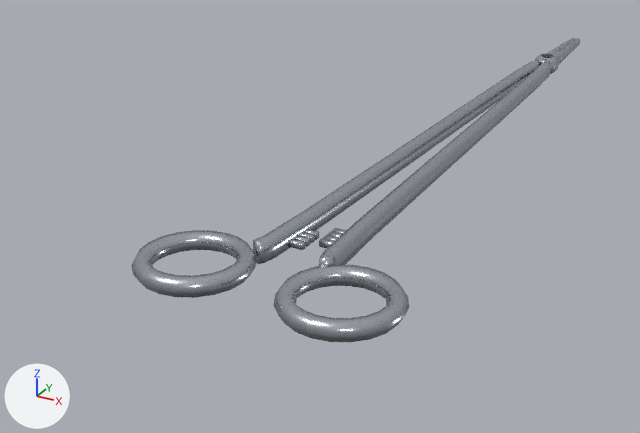
Renders of the glTF model assets/models/tools/hemostat.glb from each side of a commit.
The view is the same before and after, from a 50 mm camera at (0.067, -0.148, 0.065) aimed at (-0.024, 0.018, -0.018). Lighting does not change. The marker at lower left points along +X, +Y and +Z. The older version comes first. Where no turn or scale is listed for an object, it has been applied to the vertices. Vertices at exactly the same position are counted once.

Names of what the first picture shows: 'JawA', 'JawB', 'RingA', 'RingB'.
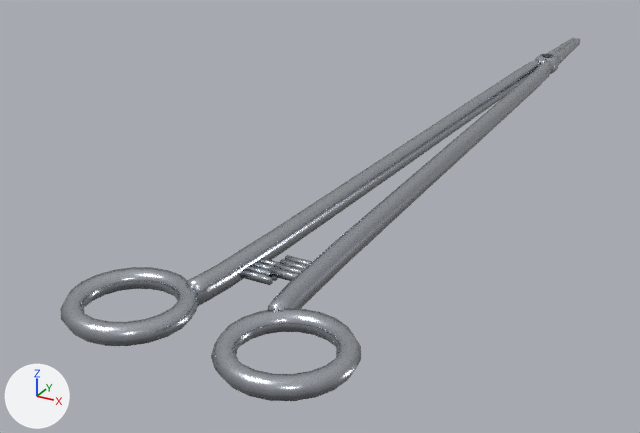
Location of each change, [x1, y1, x2, y2] in pixels of the pictures (640 x 433 px; the box of a moved part takes in the faces that stretch with it):
'RingA', moved
    before: [274, 264, 409, 342]
    after: [211, 308, 361, 401]
'RingB', moved
    before: [131, 230, 257, 298]
    after: [60, 267, 200, 346]
'JawB', reshaped (21% wider, 19% taller)
    before: [253, 38, 580, 264]
    after: [185, 38, 580, 306]
'JawA', reshaped (20% wider, 19% taller)
    before: [319, 38, 576, 266]
    after: [268, 38, 576, 310]
part 1 of me_jawa, moved or reshaped (mostly hidden before)
    before: [332, 228, 346, 234]
    after: [285, 255, 313, 265]
part 2 of me_jawa, moved or reshaped
    before: [328, 231, 342, 237]
    after: [280, 259, 308, 270]
part 3 of me_jawa, moved or reshaped (mostly hidden before)
    before: [324, 235, 339, 241]
    after: [274, 263, 303, 274]
part 4 of me_jawa, moved or reshaped
    before: [319, 238, 334, 248]
    after: [269, 267, 298, 281]
part 5 of me_jawa, moved or reshaped
    before: [319, 73, 535, 266]
    after: [268, 73, 535, 310]
part 7 of me_jawb, added (mostly hidden)
    after: [259, 258, 280, 266]
part 8 of me_jawb, added (mostly hidden)
    after: [253, 262, 275, 270]
part 9 of me_jawb, added (mostly hidden)
    after: [247, 265, 278, 281]
part 10 of me_jawb, added
    after: [241, 269, 273, 285]
part 11 of me_jawb, deleted
    before: [304, 229, 319, 240]
part 12 of me_jawb, deleted
    before: [294, 235, 310, 247]
part 13 of me_jawb, deleted
    before: [288, 238, 306, 250]
part 14 of me_jawb, deleted
    before: [299, 232, 315, 243]
part 15 of me_jawb, moved or reshaped
    before: [253, 72, 524, 264]
    after: [185, 72, 524, 306]
part 16 of me_jawb, moved or reshaped
    before: [516, 59, 541, 79]
    after: [516, 59, 541, 80]

The change, as a list of edits to the scene's bpy script:
```text
Change me_jawa:
    remove me_jawa.from_pydata(...)  # 435 vertices, 848 faces; spans x -0.003..0.008, y -0.152..0.035, z -0.002..0.002
    add me_jawa.from_pydata(...)  # 435 vertices, 848 faces; spans x -0.003..0.009, y -0.168..0.035, z -0.002..0.002
    me_jawa part 1: the loose piece of 8 vertices spanning x 0.002..0.005, y -0.14..-0.138, z 0.0..0.001 is scaled about its middle by (1.89, 0.727, 1), then moved by (0.0, -0.013, 0.0)
    me_jawa part 2: the loose piece of 8 vertices spanning x 0.002..0.005, y -0.141..-0.14, z 0.0..0.001 is scaled about its middle by (1.89, 0.727, 1), then moved by (0.0, -0.013, 0.0)
    me_jawa part 3: the loose piece of 8 vertices spanning x 0.002..0.005, y -0.143..-0.142, z 0.0..0.001 is scaled about its middle by (1.89, 0.727, 1), then moved by (0.0, -0.013, 0.0)
    me_jawa part 4: the loose piece of 8 vertices spanning x 0.002..0.005, y -0.144..-0.143, z 0.0..0.001 is scaled about its middle by (1.89, 0.727, 1), then moved by (0.0, -0.013, 0.0)
    me_jawa part 5: 49 of 435 vertices moved; they spanned x 0.002..0.008, y -0.152..-0.054, z -0.002..0.002 and now span x 0.002..0.009, y -0.168..-0.057, z -0.002..0.002; mean shift (0.001, -0.011, 0.0); largest move (0.008, -0.15, 0.0) -> (0.009, -0.168, 0.0)
    other edits to the shape of me_jawa do not show in these pictures
Change me_ringa:
    remove me_ringa.from_pydata(...)  # 120 vertices, 240 faces; spans x 0.0033..0.0237, y -0.1692..-0.1488, z -0.0015..0.0015
    add me_ringa.from_pydata(...)  # 120 vertices, 240 faces; spans x 0.0033..0.0237, y -0.1852..-0.1648, z -0.0015..0.0015
    me_ringa part 6: the whole mesh is moved by (0.0, -0.016, 0.0)
Change me_jawb:
    remove me_jawb.from_pydata(...)  # 416 vertices, 816 faces; spans x -0.008..0.002, y -0.152..0.035, z -0.002..0.002
    add me_jawb.from_pydata(...)  # 417 vertices, 816 faces; spans x -0.009..0.002, y -0.168..0.035, z -0.002..0.002
    me_jawb part 7: a new loose piece, a box spanning x -0.0065..0.0003, y -0.1532..-0.1524, z -0.0012..0.0, in mat_steel (light grey #c7ccd4)
    me_jawb part 8: a new loose piece, a box spanning x -0.0065..0.0003, y -0.1548..-0.154, z -0.0012..0.0, in mat_steel (light grey #c7ccd4)
    me_jawb part 9: a new loose piece, a box spanning x -0.0065..0.0003, y -0.1564..-0.1556, z -0.0012..0.0, in mat_steel (light grey #c7ccd4)
    me_jawb part 10: a new loose piece, a box spanning x -0.0065..0.0003, y -0.158..-0.1572, z -0.0012..0.0, in mat_steel (light grey #c7ccd4)
    me_jawb part 11: the loose piece of 8 vertices spanning x -0.005..-0.002, y -0.14..-0.138, z -0.001..0.0 is deleted
    me_jawb part 12: the loose piece of 8 vertices spanning x -0.005..-0.002, y -0.143..-0.142, z -0.001..0.0 is deleted
    me_jawb part 13: the loose piece of 8 vertices spanning x -0.005..-0.002, y -0.144..-0.143, z -0.001..0.0 is deleted
    me_jawb part 14: the loose piece of 8 vertices spanning x -0.005..-0.002, y -0.141..-0.14, z -0.001..0.0 is deleted
    me_jawb part 15: 49 vertices moved from x -0.008..-0.002, y -0.152..-0.054, z -0.002..0.002 to x -0.009..-0.002, y -0.168..-0.057, z -0.002..0.002
    me_jawb part 16: 12 vertices moved from x -0.002..0.0, y -0.008..-0.004, z -0.002..0.002 to x -0.002..0.0, y -0.007..-0.004, z -0.002..0.002; 7 vertices removed from x -0.003..0.0, y -0.007..-0.004, z -0.002..0.002; 8 vertices added at x -0.003..0.0, y -0.006..-0.004, z -0.002..0.002
    other edits to the shape of me_jawb do not show in these pictures
Change me_ringb:
    remove me_ringb.from_pydata(...)  # 120 vertices, 240 faces; spans x -0.0237..-0.0033, y -0.1692..-0.1488, z -0.0015..0.0015
    add me_ringb.from_pydata(...)  # 120 vertices, 240 faces; spans x -0.0237..-0.0033, y -0.1852..-0.1648, z -0.0015..0.0015
    me_ringb part 17: the whole mesh is moved by (0.0, -0.016, 0.0)
```
